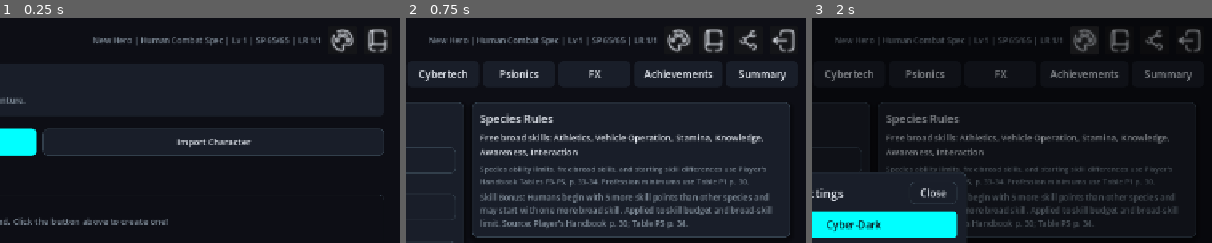
Above: before the commit, frames 1-3 (left to right).
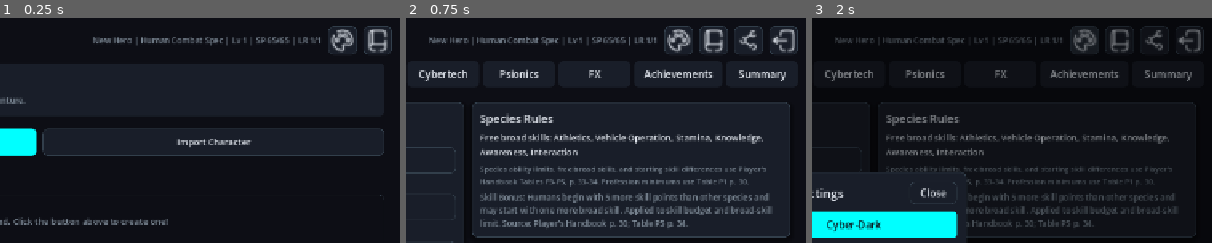
Above: after the commit, the same moments.

Repository: rigoparis/wilmer-alternity-sidekick
Game: Godot game, scene res://main.tscn
The game is run twice, just before and just after one commit, with the same random seed, the same clock (stepped at 60 frames per second) and the same inputs.
Inputs (mouse positions are % of the whole screen's width and height, from its top left):
- Up to frame 1 (0.25 s): no input
- Up to frame 2 (0.75 s): click "Create New Hero" at 0.5 s
- Up to frame 3 (2 s): click (79, 5) at 1.25 s
The pictures show only the part of the screen within x 45-95%, y 0-50%; the shares and areas given below are measured in that part.

The runs differ from the first frame. In frame 1, 0.1% of the frame differs, in the area x 82-98%, y 3-16%; in frame 2, 0.4%, in the area x 64-98%, y 3-16%; in frame 3, 0.1%.

Commit message:
Emit theme_changed from apply_theme in theme_manager to support correct initialization at startup

Diff:
--- a/scripts/theme_manager.gd
+++ b/scripts/theme_manager.gd
@@ -23,7 +23,6 @@
 		current_theme_index = index
 		save_theme_config()
 		apply_theme()
-		theme_changed.emit()
 
 func apply_theme():
 	var theme_name = theme_names[current_theme_index]
@@ -66,6 +65,7 @@
 
 	if get_tree() != null:
 		get_tree().root.theme = theme_res
+	theme_changed.emit()
 
 func load_theme_config():
 	var config = ConfigFile.new()
Not shown, changed: builds/windows/WilmerAlternitySidekick.exe
